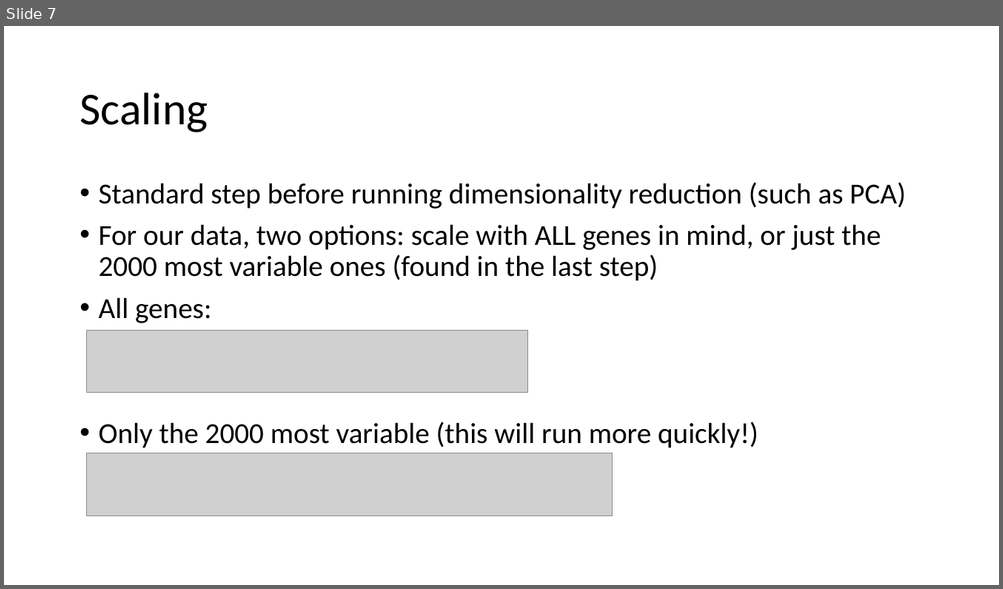
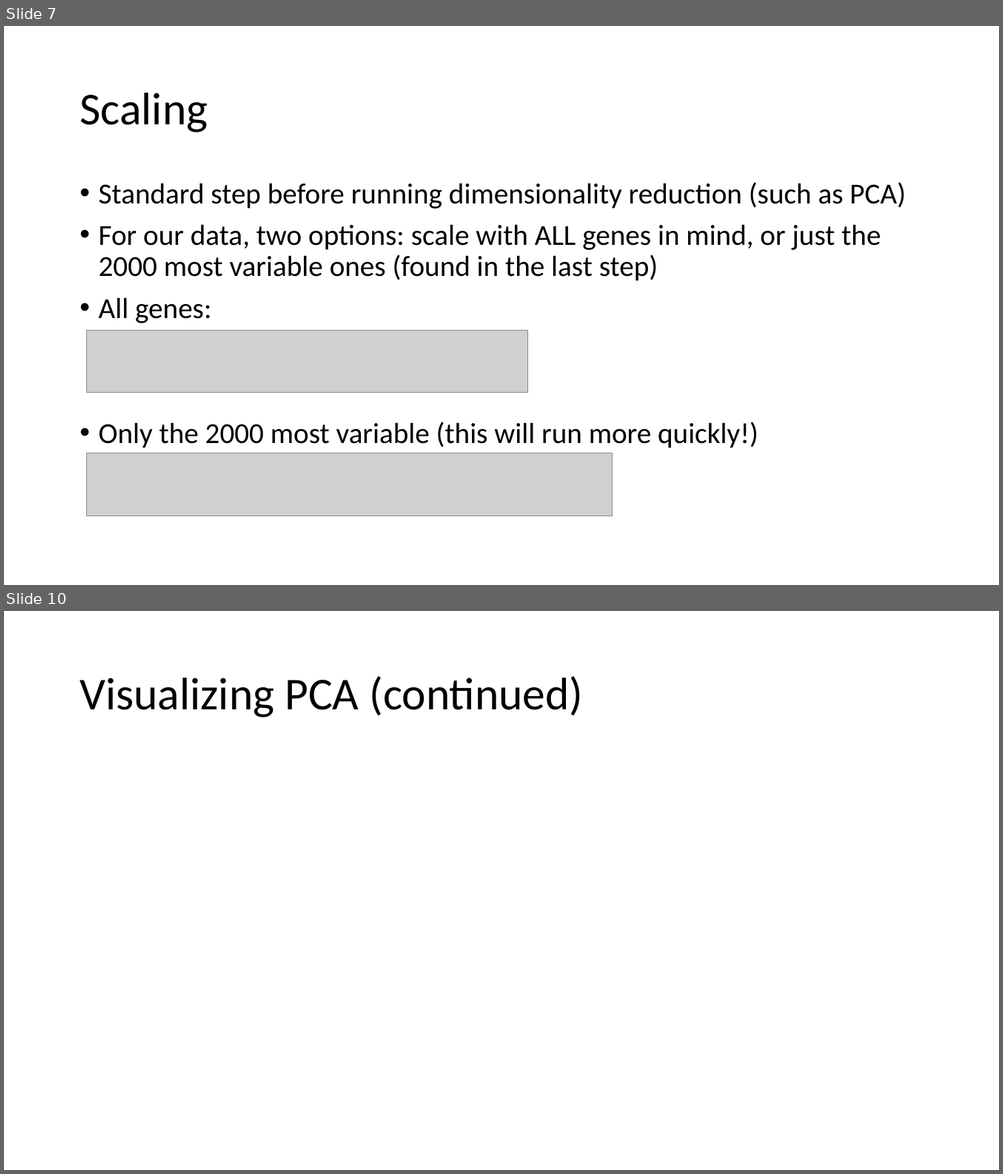
Before and after one commit to AnsgarJordan/scRNAseq, a slide deck: dataPipelineProcess.pptx. Shown one above the other, each under a label of ours: slide 7 before the commit, slides 7 and 10 after it; the slides between them are not shown. The pictures are 1003x589 and 1003x1174 pixels, drawn with LibreOffice and Linux fonts; fonts in the diff are those of the drawing; grey boxes stand for pictures. Boxes give left, top, right and bottom in pixels: in the first picture for what was removed or moved away, otherwise in the second. Text is boxed around its words. In the diff, an @@ line names an element or a change of style, - is before the commit and + after.

```diff
--- a/dataPipelineProcess.pptx
+++ b/dataPipelineProcess.pptx
@@ slide 10 added at [4,611,999,1170], background #FFFFFF @@
@@ title added at [79,676,583,718], 44 pt, text #000000 @@
+Visualizing PCA (continued)
```
Also in this commit, not shown: 1 slide changed, 2 other slides added.
